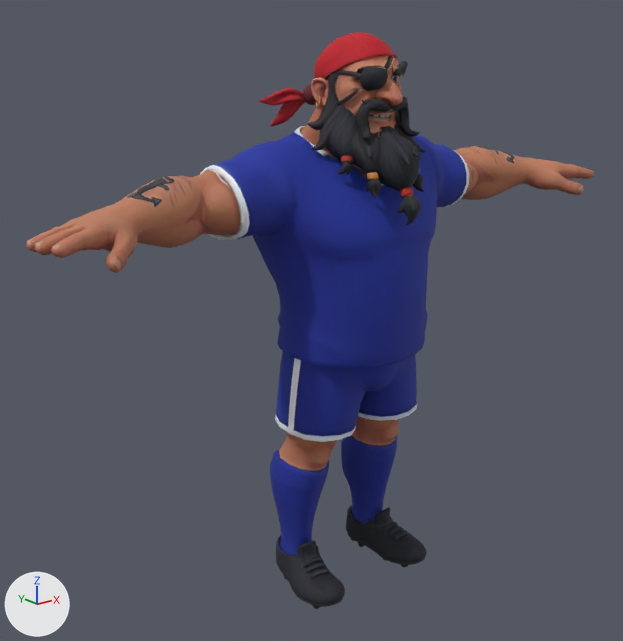
The glTF model assets/models/cazador.glb: old version first, new version second.
Both versions are drawn from a 50 mm camera at (-0.839, -0.934, 0.833) aimed at (-0.058, 0.042, 0.443). Lighting does not change. The marker at lower left points along +X, +Y and +Z. The picture after the commit comes second. Vertices at exactly the same position are counted once.

Objects in the first picture: 'char1'.
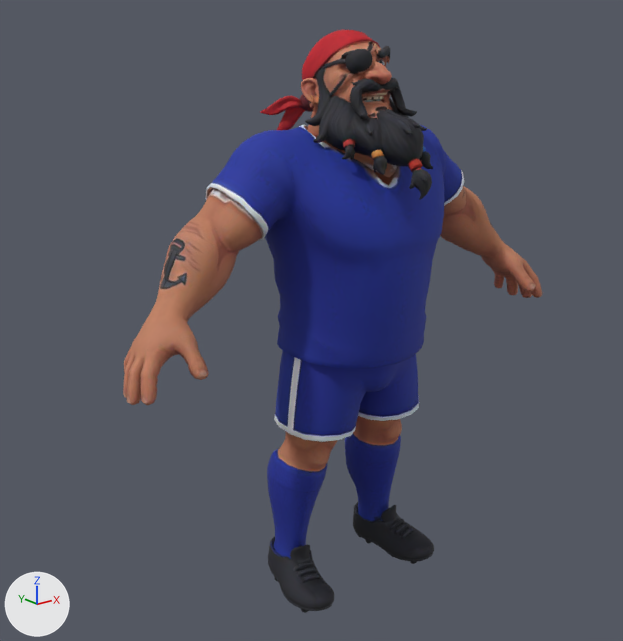
Edits to the bpy script that builds the scene:
```text
Change me_cazador:
    used by ob_char1; location = (0.0, 0.0, 0.0)
    remove me_cazador.from_pydata(...)  # 16246 vertices, 31175 faces; spans x -0.5..0.5, y -0.12..0.12, z 0.0..0.857
    add me_cazador.from_pydata(...)  # 16246 vertices, 31175 faces; spans x -0.397..0.395, y -0.138..0.117, z -0.002..0.861
    me_cazador part 1: the loose piece of 117 vertices spanning x -0.106..-0.072, y -0.022..-0.012, z 0.041..0.05 is multiplied about its middle by the matrix ((0.996, 0.038, 0.07), (-0.034, 0.997, -0.048), (-0.071, 0.046, 0.995)), then moved by (-0.017, 0.001, -0.002)
    me_cazador part 2: the loose piece of 117 vertices spanning x -0.105..-0.07, y -0.01..0.0, z 0.045..0.054 is multiplied about its middle by the matrix ((0.997, 0.026, 0.07), (-0.022, 0.998, -0.05), (-0.071, 0.049, 0.996)), then moved by (-0.016, 0.0, -0.001)
    me_cazador part 3: the loose piece of 117 vertices spanning x -0.103..-0.068, y 0.0..0.011, z 0.047..0.059 is multiplied about its middle by the matrix ((0.997, 0.023, 0.07), (-0.02, 0.998, -0.053), (-0.071, 0.051, 0.996)), then moved by (-0.016, 0.0, -0.001)
    me_cazador part 4: the loose piece of 346 vertices spanning x -0.073..-0.051, y -0.046..-0.028, z 0.671..0.697 is multiplied about its middle by the matrix ((0.999, 0.006, 0.031), (-0.014, 0.964, 0.265), (-0.028, -0.265, 0.964)), then moved by (-0.001, -0.006, 0.021)
    me_cazador part 5: the loose piece of 82 vertices spanning x -0.009..0.009, y -0.104..-0.085, z 0.64..0.656 is multiplied about its middle by the matrix ((1.0, 0.0, 0.0), (-0.001, 0.957, 0.276), (0.008, -0.276, 0.975)), then moved by (0.0, -0.014, 0.038)
    me_cazador part 6: the loose piece of 307 vertices spanning x -0.021..0.021, y -0.047..-0.021, z 0.734..0.748 is turned -18.4 degrees about the x axis through its middle, then moved by (0.0, 0.011, 0.02)
    me_cazador part 7: the loose piece of 207 vertices spanning x -0.042..-0.004, y -0.062..-0.038, z 0.78..0.813 is turned -18.4 degrees about the x axis through its middle, then moved by (0.0, 0.03, 0.022)
    me_cazador part 8: the loose piece of 150 vertices spanning x -0.052..-0.028, y -0.043..-0.004, z 0.761..0.789 is turned -18.4 degrees about the x axis through its middle, then moved by (0.0, 0.022, 0.015)
    me_cazador part 9: the loose piece of 326 vertices spanning x -0.021..0.021, y -0.051..-0.023, z 0.745..0.758 is turned -18.4 degrees about the x axis through its middle, then moved by (0.0, 0.015, 0.02)
    me_cazador part 10: the loose piece of 439 vertices spanning x -0.009..0.047, y -0.058..-0.032, z 0.798..0.827 is turned -18.4 degrees about the x axis through its middle, then moved by (0.0, 0.035, 0.02)
    me_cazador part 11: 13559 of 16246 vertices moved; they spanned x -0.5..0.5, y -0.12..0.12, z 0.0..0.857 and now span x -0.397..0.395, y -0.138..0.117, z 0.0..0.861; mean shift (0.001, 0.007, -0.003); largest move (-0.5, -0.008, 0.626) -> (-0.383, 0.01, 0.41)
    other edits to the shape of me_cazador do not show in these pictures
```

What differs and where, as boxes [x1, y1, x2, y2] in the pictures (623 x 641 px; the box of a moved part takes in the faces that stretch with it):
'char1', reshaped (26% narrower): before [26, 32, 594, 609]; after [123, 30, 542, 613]
part 1 of me_cazador, moved or reshaped: before [310, 569, 329, 579]; after [301, 574, 321, 583]
part 2 of me_cazador, moved or reshaped: before [306, 563, 325, 573]; after [298, 568, 317, 577]
part 3 of me_cazador, moved or reshaped: before [302, 557, 322, 568]; after [294, 561, 314, 571]
part 4 of me_cazador, moved or reshaped: before [338, 156, 353, 175]; after [342, 140, 355, 160]
part 5 of me_cazador, moved or reshaped: before [400, 187, 414, 198]; after [408, 159, 422, 173]
part 6 of me_cazador, moved or reshaped: before [370, 117, 389, 121]; after [370, 101, 383, 103]
part 7 of me_cazador, moved or reshaped: before [360, 66, 388, 92]; after [345, 49, 373, 75]
part 8 of me_cazador, moved or reshaped: before [337, 87, 365, 105]; after [329, 72, 354, 98]
part 9 of me_cazador, moved or reshaped: before [369, 113, 390, 118]; after [362, 96, 383, 101]
part 10 of me_cazador, moved or reshaped: before [386, 57, 408, 76]; after [370, 43, 390, 64]
part 11 of me_cazador, moved or reshaped: before [26, 32, 594, 607]; after [123, 30, 542, 611]
